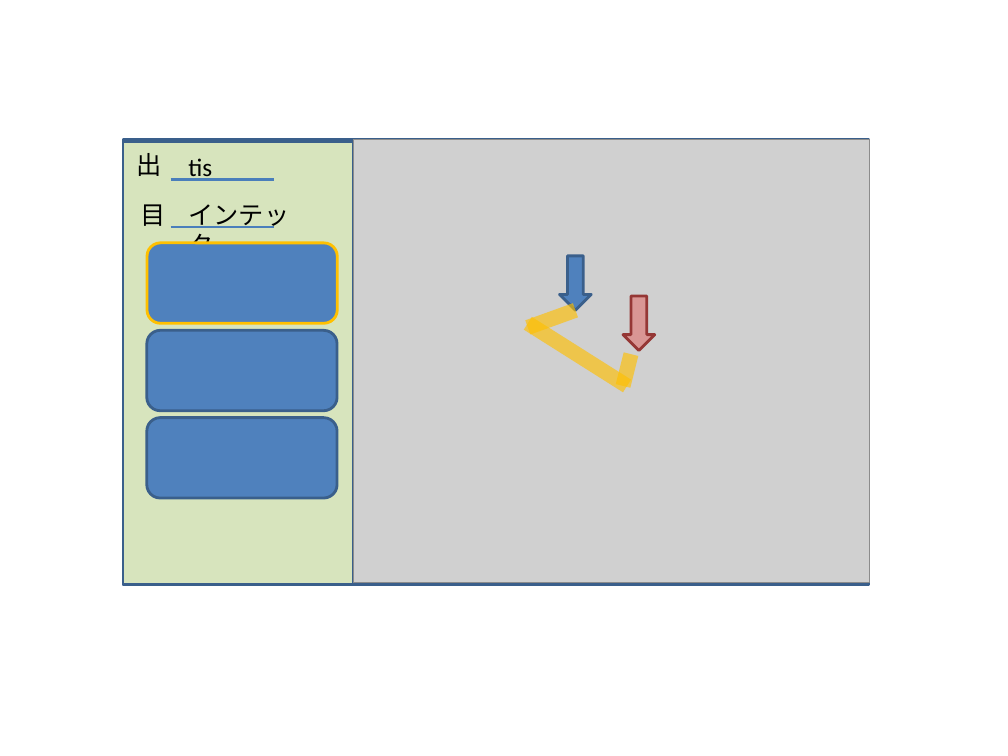
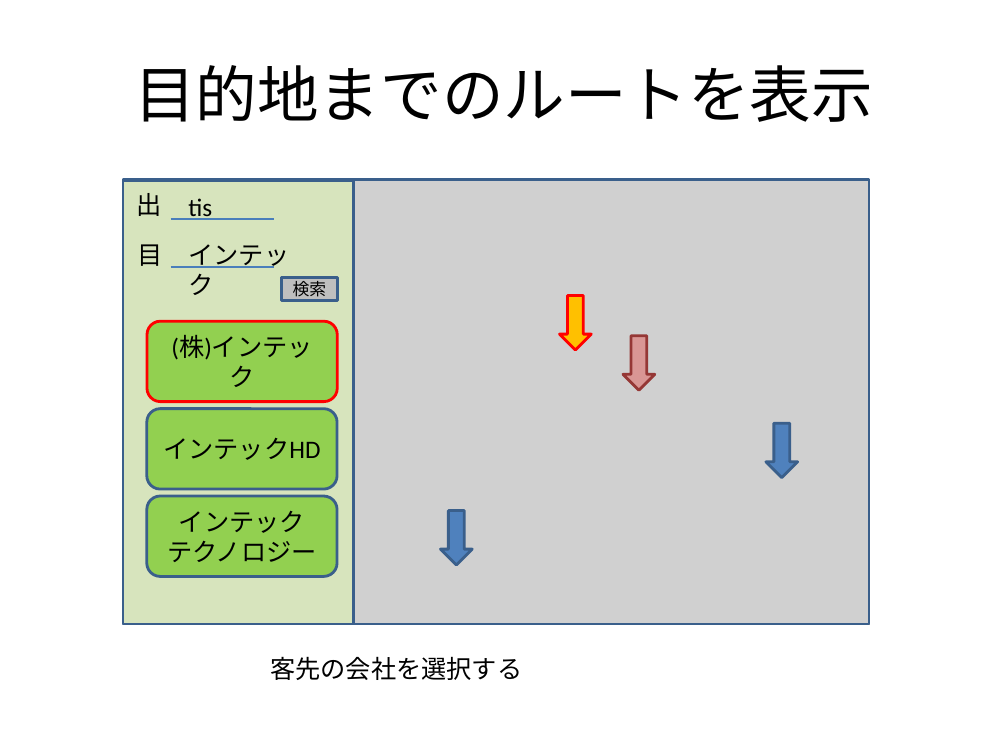
Before and after one commit to kawasaki-kk/kerotan, a slide deck: slide 4 of window.pptx (slide 5 before the commit). Drawn at 1008x756 pixels with LibreOffice and Linux fonts; fonts in the diff are those of the drawing; grey boxes stand for pictures. Boxes give left, top, right and bottom in pixels: in the first picture for what was removed or moved away, otherwise in the second. Text is boxed around its words. In the diff, an @@ line names an element or a change of style, - is before the commit and + after.

```diff
--- a/window.pptx
+++ b/window.pptx
@@ title added at [134, 65, 873, 122], 44 pt, text #000000 @@
+目的地までのルートを表示
@@ text "目": place and size @@
-text "目" at [141, 204, 166, 226]
+text "目" at [138, 244, 163, 266]
@@ rounded rectangle removed at [147, 243, 338, 324] @@
@@ rectangle added at [282, 277, 338, 300], fill #BFBFBF, outline #3A5F8C 2 pt, 12 pt, text #000000 @@
+検索
@@ 3 texts, 2 rectangles, 2 down arrows, 2 lines, 1 picture: place and size @@
-3 texts, 2 rectangles, 2 down arrows, 2 lines, 1 picture at [123, 139, 869, 585]
+3 texts, 2 rectangles, 2 down arrows, 2 lines, 1 picture at [123, 179, 869, 624]
@@ down arrow at [559, 295, 591, 350]: fill #4F81BD to #FFC000; outline #3A5F8C 2 pt to #FF0000 2 pt @@
@@ rounded rectangle added at [147, 322, 338, 402], fill #92D050, outline #FF0000 2 pt, 18 pt, text #000000 @@
+(株)インテック
@@ line removed from (528, 324) to (627, 386) @@
@@ line removed from (576, 310) to (528, 328) @@
@@ rounded rectangle removed at [147, 331, 338, 411] @@
@@ line removed from (631, 354) to (623, 386) @@
@@ rounded rectangle removed at [147, 417, 338, 498] @@
@@ rounded rectangle added at [147, 408, 338, 489], fill #92D050, outline #3A5F8C 2 pt, 18 pt, text #000000 @@
+インテックHD
@@ down arrow added at [766, 423, 797, 478], fill #4F81BD, outline #3A5F8C 2 pt @@
@@ rounded rectangle added at [147, 496, 338, 577], fill #92D050, outline #3A5F8C 2 pt, 18 pt, text #000000 @@
+インテック
+テクノロジー
@@ down arrow added at [440, 511, 472, 565], fill #4F81BD, outline #3A5F8C 2 pt @@
@@ text added at [270, 656, 522, 680], 18 pt, text #000000 @@
+客先の会社を選択する
```
Also in this commit, not shown: 3 other slides changed, 6 slides added, 1 slide removed.
